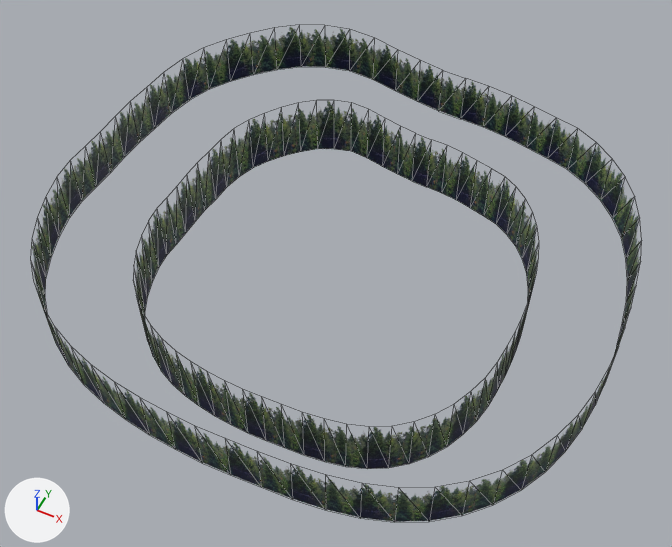
One commit to the glTF model sourceModels/ForestGenericBG.glb: the scene before it, then after it.
Camera for both pictures: a 50 mm camera at (59.0, -119.7, 156.0) aimed at (0.5, -2.7, 9.8). Lighting does not change. The marker at lower left points along +X, +Y and +Z. Mesh edges are drawn as thin lines. Vertices at the same position are counted once.

Objects in the first picture: 'ForestBG'.
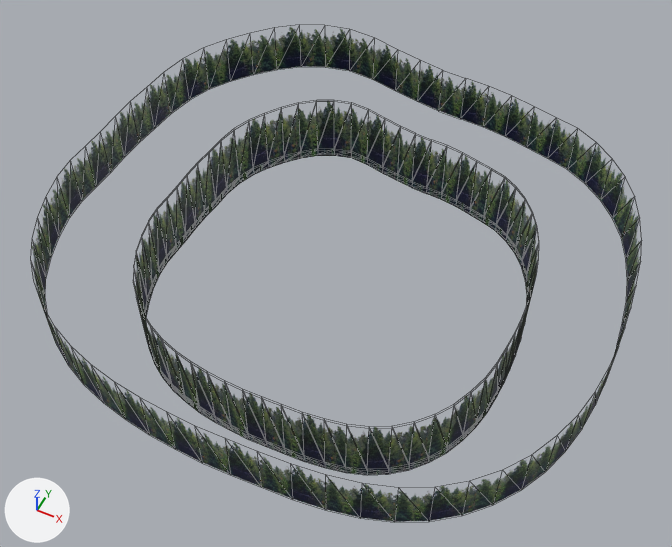
Commit message: Fixed forest border leaks

Location of each change, (x1, y1, x2, y2) in pixels of the pictures (672 x 547 px):
part 1 of me_circle, added: after (135, 106, 538, 475)
part 2 of me_circle, added: after (145, 149, 528, 322)

The change, as a list of edits to the scene's bpy script:
```text
Change me_circle:
    used by ob_forestbg; location = (0.0, 0.0, 0.0)
    remove me_circle.from_pydata(...)  # 256 vertices, 256 faces; spans x -58.8..58.8, y -54.4..54.6, z -3.4..30.0
    add me_circle.from_pydata(...)  # 512 vertices, 640 faces; spans x -58.8..58.8, y -54.4..54.6, z -5.7..30.0
    me_circle part 1: a new loose piece of 192 vertices spanning x -40.1..40.1, y -39.9..40.1, z -5.7..20.0, in mat_material
    me_circle part 2
    59 new vertices lie (0.0, 0.0, -1.7) away from vertices in x -40.0..40.0, y -39.8..40.0, z -3.4..5.6
    5 new vertices lie (0.0, 0.0, -1.6) away from vertices in x -39.7..39.4, y 3.9..40.0, z -1.2..5.3
    128 new faces join them
```
